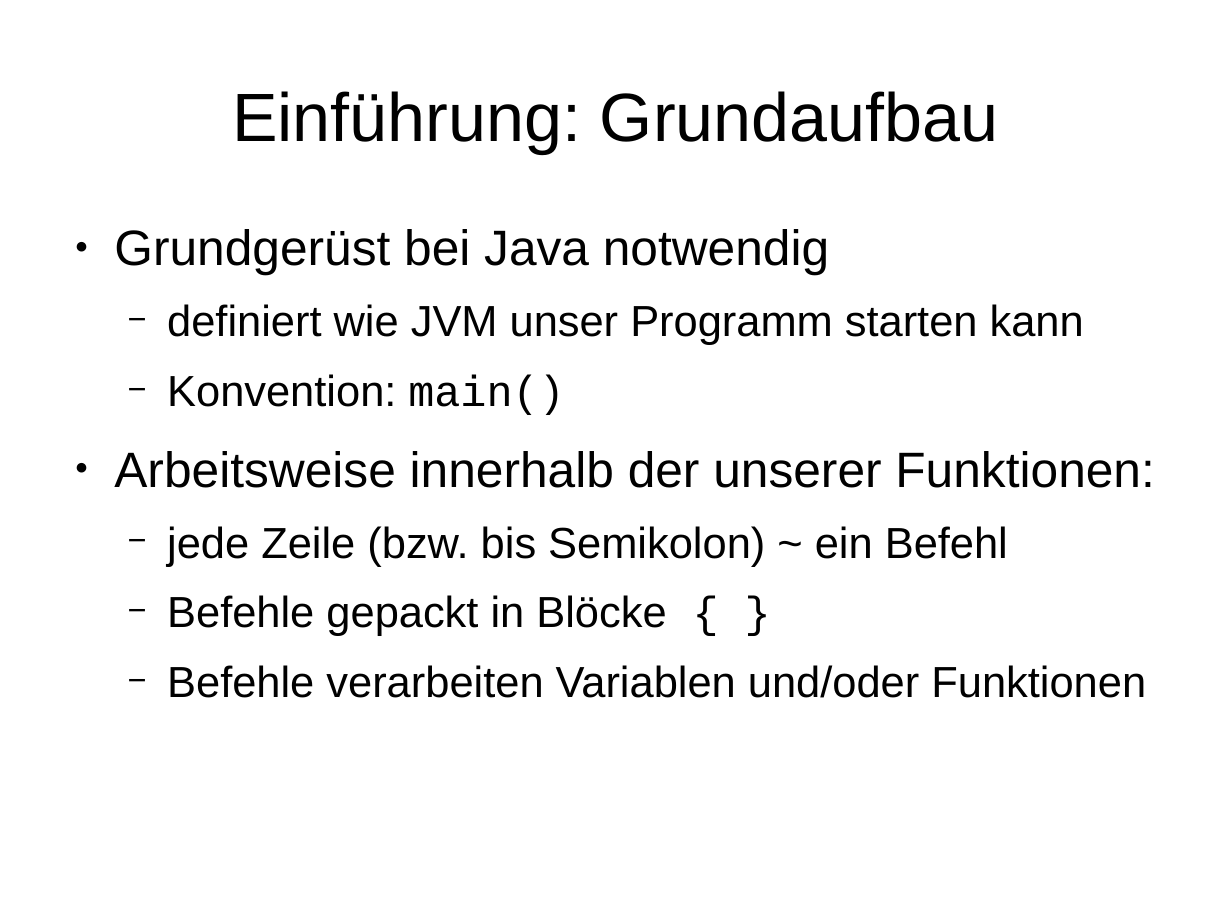
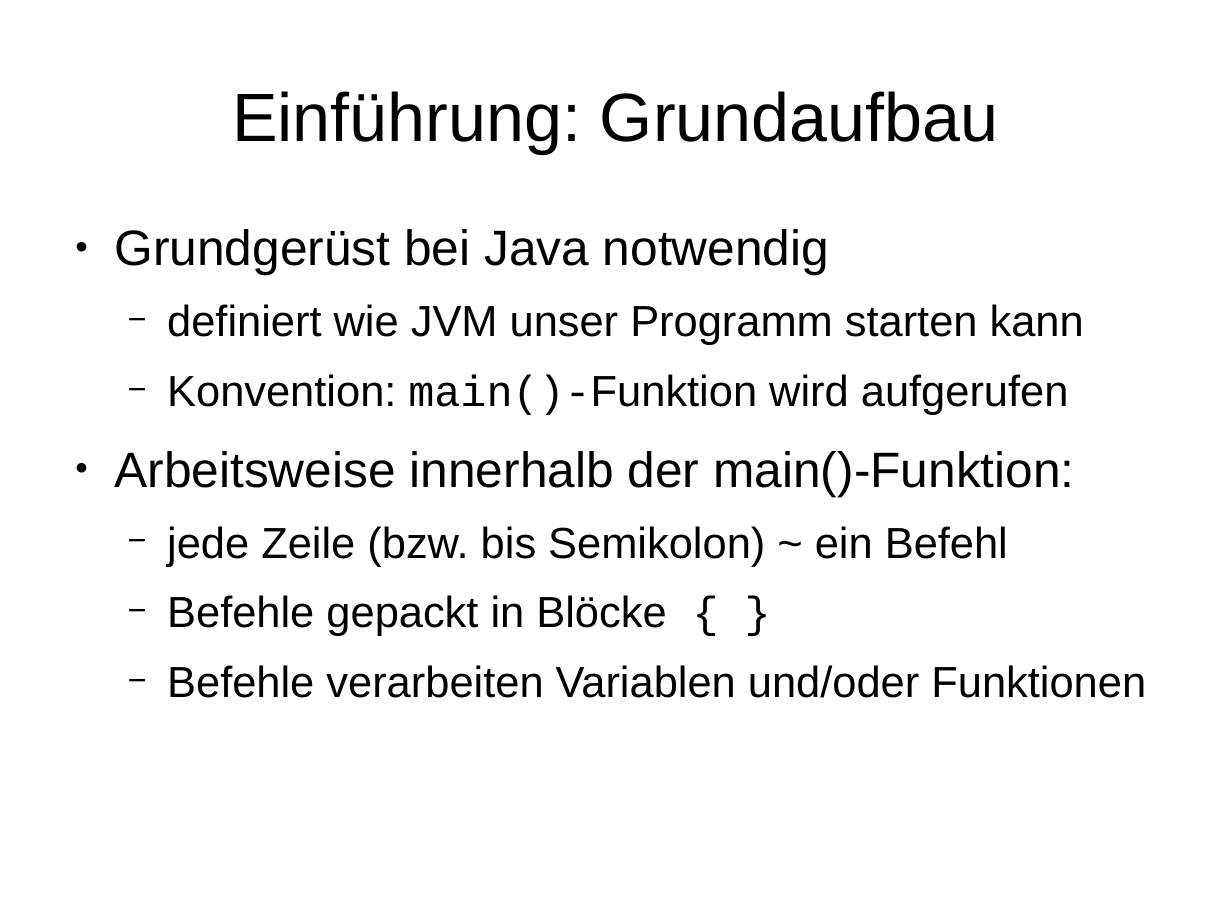
Before and after one commit to mn-io/hello-java, a slide deck: slide 19 of Folien.odp. Drawn at 1232x924 pixels with LibreOffice and Linux fonts; fonts in the diff are those of the drawing. Boxes give left, top, right and bottom in pixels: in the first picture for what was removed or moved away, otherwise in the second. Text is boxed around its words. In the diff, an @@ line names an element or a change of style, - is before the commit and + after.

```diff
--- a/Folien.odp
+++ b/Folien.odp
@@ text at <box>114,374,1074,496</box>: text changed; size 32 to 28 pt @@
-  − Konvention: main()
-● Arbeitsweise innerhalb der unserer Funktionen:
+  − Konvention: main()-Funktion wird aufgerufen
+● Arbeitsweise innerhalb der main()-Funktion:
```
Also in this commit, not shown: 2 other slides changed, 1 other file.
